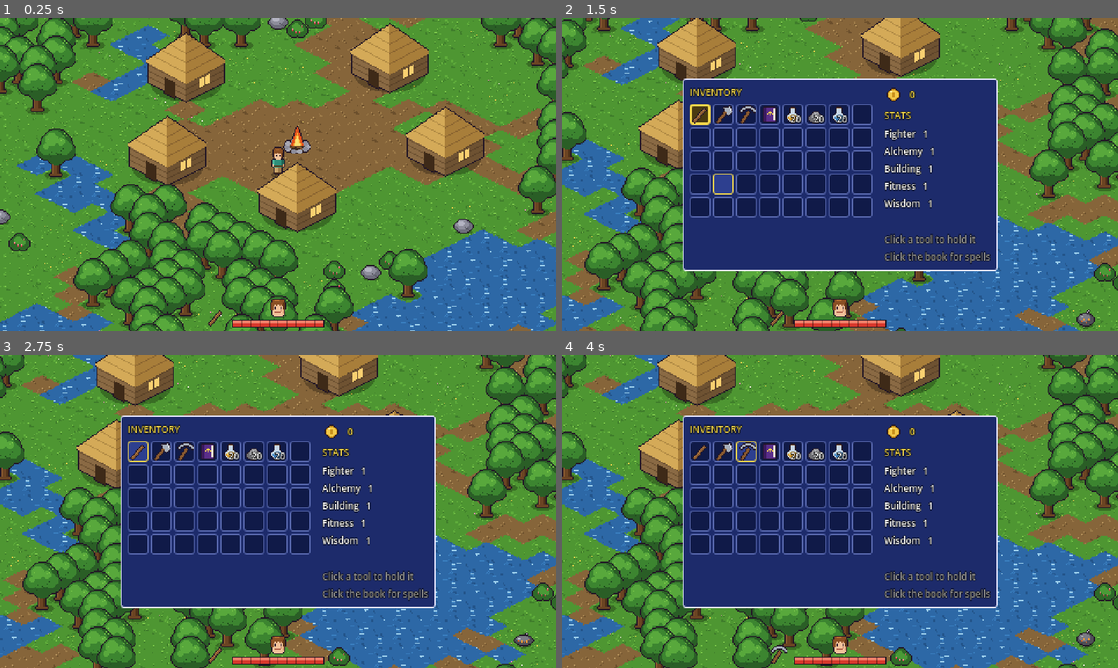
Above: before the commit, frames 1-4 (two rows, left to right).
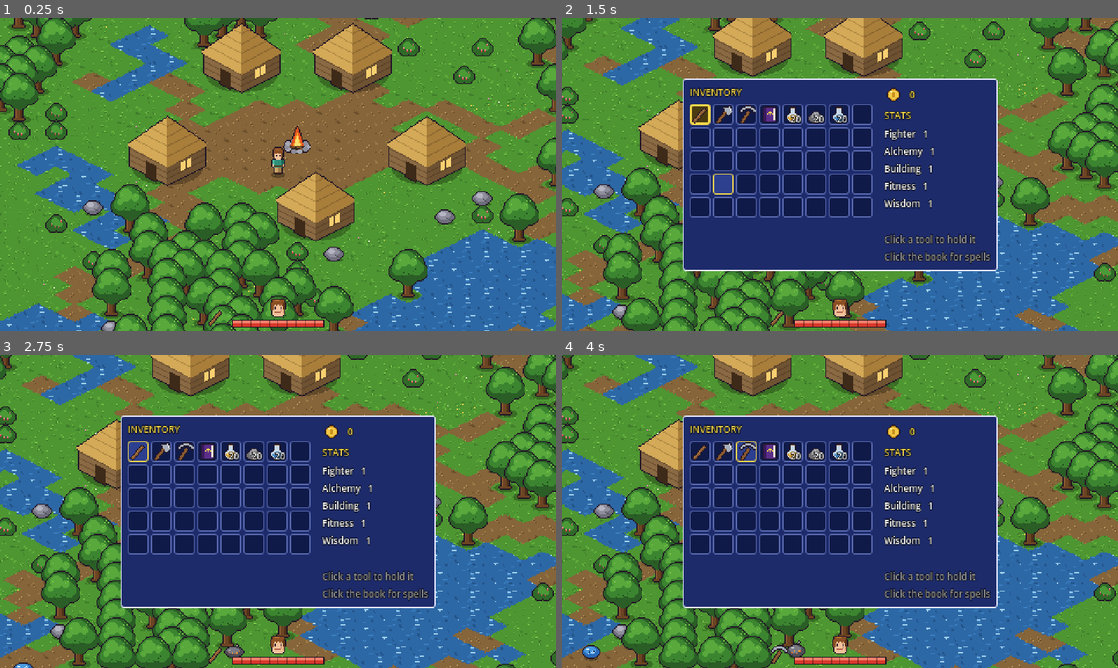
Above: after the commit, the same moments.

Repository: patrickyareinke/game1
Game: Godot game, scene res://scenes/main.tscn
Same seed, same stepped clock (60 frames per second), same inputs: the game is played once before the commit and once after it.
Inputs (mouse positions are in pixels of both pictures, inside the frame that each line leads up to):
- Up to frame 1 (0.25 s): no input
- Up to frame 2 (1.5 s): tap Enter at 0.5 s; move the mouse to (962, 158) at 0.52 s; hold D 0.53-1.28 s; tap F at 0.6 s; click (962, 158) at 0.67 s; move the mouse to (728, 190) at 1.27 s; hold S from 1.28 s (still down); tap E at 1.35 s; click (728, 190) at 1.42 s
- Up to frame 3 (2.75 s): release S at 2 s; click (139, 452) at 2.02 s
- Up to frame 4 (4 s): click (723, 452) at 2.77 s; click (745, 452) at 3.52 s

The runs differ from the first frame. In frame 1, 32% of the frame differs, in the area x 0-100%, y 0-100%; in frame 2, 20%; in frame 3, 18%; in frame 4, 18%.

Commit message:
Move the boss arena off the map
The sealed cave block sat in the map's top corner, where it looked like an
unreachable mountain wall with the cave glowing behind it. It now lives
off the map behind an invisible 40-cell gap, so it can never be seen from
the overworld; the corner is normal land again. The only mountain is the
real one with the cave entrance.

Co-Authored-By: Claude Opus 5.5 <noreply@anthropic.com>
Claude-Session: https://claude.ai/code/session_01CvBu1rya8CUCR7cnUQet3L

Diff:
--- a/scripts/boss_spit.gd
+++ b/scripts/boss_spit.gd
@@ -26,7 +26,7 @@
 		_end()
 		return
 	var cell: Vector2i = world.screen_to_grid(position)
-	if travelled > RANGE or not world.in_bounds(cell) or world.terrain_at(cell) == world.T.ROCK:
+	if travelled > RANGE or not world.in_bounds(cell) or world.terrain_at(cell) in [world.T.ROCK, world.T.VOID]:
 		_end()
 		return
 	queue_redraw()
--- a/scripts/ground.gd
+++ b/scripts/ground.gd
@@ -39,14 +39,17 @@
 
 func _draw() -> void:
 	var n: int = world.MAP_SIZE
+	var w: int = world.GRID_W
 	# 1) grass everywhere (also under dirt/water so ragged edges show grass)
 	for y in n:
-		for x in n:
+		for x in w:
 			var c := Vector2i(x, y)
 			var v: int = world.variant_at(c)
 			var t: int = world.terrain_at(c)
+			if t == world.T.VOID:
+				continue
 			if t == world.T.ROCK:
-				var cave_wall: bool = x < world.CAVE_REGION and y < world.CAVE_REGION
+				var cave_wall: bool = x >= world.CAVE_X0
 				_tile(c, (14 if cave_wall else 10) + v % 2)
 			elif t == world.T.CAVE:
 				_tile(c, 12 + v % 2)
--- a/scripts/projectile.gd
+++ b/scripts/projectile.gd
@@ -61,7 +61,7 @@
 			return
 
 	var cell: Vector2i = world.screen_to_grid(position)
-	if not world.in_bounds(cell) or travelled > RANGE or world.terrain_at(cell) == world.T.ROCK:
+	if not world.in_bounds(cell) or travelled > RANGE or world.terrain_at(cell) in [world.T.ROCK, world.T.VOID]:
 		_end()
 		return
 	if world.props.has(cell):
--- a/scripts/world.gd
+++ b/scripts/world.gd
@@ -9,12 +9,15 @@
 const PLAZA := 3.5                  # radius of the dirt plaza around the fire
 const MOUNTAIN_R := 9               # mountain radius in cells
 const MOUNTAIN_PEAKS := 6           # small peaks behind the big front mountain
-const CAVE_REGION := 44             # cells x,y < this: sealed rock with the boss arena
-const ARENA := Vector2i(22, 22)     # arena centre (inside the sealed region)
+const CAVE_REGION := 44             # size of the sealed rock block holding the boss arena
+const VOID_GAP := 40                # empty, invisible cells between map and cave block
+const CAVE_X0 := MAP_SIZE + VOID_GAP   # the cave block starts here (off the map)
+const GRID_W := CAVE_X0 + CAVE_REGION  # grid width incl. void and cave block
+const ARENA := Vector2i(CAVE_X0 + 22, 22)   # arena centre (inside the cave block)
 const ARENA_R := 9.0
 const CAVE_TINT := Color(0.55, 0.5, 0.65)
 
-enum T { GRASS, DIRT, WATER, ROCK, CAVE }
+enum T { GRASS, DIRT, WATER, ROCK, CAVE, VOID }
 
 const TEX := {
 	"tree": preload("res://assets/sprites/tree.png"),
@@ -51,7 +54,7 @@
 }
 const HITS_TO_HARVEST := 3
 
-var terrain := PackedByteArray()   # T per cell, index = y * MAP_SIZE + x
+var terrain := PackedByteArray()   # T per cell, index = y * GRID_W + x
 var variant := PackedByteArray()   # random 0..99 per cell for tile variety
 var props := {}                    # Vector2i -> { "type": String, "node": Sprite2D }
 var stashes := {}                  # Vector2i -> { "id": String, "count": int } (invisible)
@@ -138,22 +141,22 @@
 
 
 func in_bounds(cell: Vector2i) -> bool:
-	return cell.x >= 0 and cell.y >= 0 and cell.x < MAP_SIZE and cell.y < MAP_SIZE
+	return cell.x >= 0 and cell.y >= 0 and cell.x < GRID_W and cell.y < MAP_SIZE
 
 
 func terrain_at(cell: Vector2i) -> int:
-	return terrain[cell.y * MAP_SIZE + cell.x]
+	return terrain[cell.y * GRID_W + cell.x]
 
 
 func variant_at(cell: Vector2i) -> int:
-	return variant[cell.y * MAP_SIZE + cell.x]
+	return variant[cell.y * GRID_W + cell.x]
 
 
 func is_walkable_cell(cell: Vector2i) -> bool:
 	if not in_bounds(cell) or props.has(cell):
 		return false
 	var t := terrain_at(cell)
-	return t != T.WATER and t != T.ROCK
+	return t != T.WATER and t != T.ROCK and t != T.VOID
 
 
 func is_walkable_at(p: Vector2) -> bool:
@@ -178,20 +181,23 @@
 	n_mountain.seed = rng.randi()
 	n_mountain.frequency = 0.15
 
-	terrain.resize(MAP_SIZE * MAP_SIZE)
-	variant.resize(MAP_SIZE * MAP_SIZE)
+	terrain.resize(GRID_W * MAP_SIZE)
+	variant.resize(GRID_W * MAP_SIZE)
 	_pick_landmarks()
 	var vc := Vector2(village)
 	var mc := Vector2(mountain)
 
 	for y in MAP_SIZE:
-		for x in MAP_SIZE:
+		for x in GRID_W:
 			var cell := Vector2i(x, y)
-			var i := y * MAP_SIZE + x
+			var i := y * GRID_W + x
 			variant[i] = rng.randi_range(0, 99)
-			# sealed rock region holding the boss arena
-			if x < CAVE_REGION and y < CAVE_REGION:
-				terrain[i] = T.CAVE if Vector2(cell).distance_to(Vector2(ARENA)) < ARENA_R else T.ROCK
+			# off the map: invisible void, then the sealed cave block
+			if x >= MAP_SIZE:
+				if x >= CAVE_X0 and y < CAVE_REGION:
+					terrain[i] = T.CAVE if Vector2(cell).distance_to(Vector2(ARENA)) < ARENA_R else T.ROCK
+				else:
+					terrain[i] = T.VOID
 				continue
 			# the mountain
 			if Vector2(cell).distance_to(mc) + n_mountain.get_noise_2d(x, y) * 3.0 < MOUNTAIN_R:
@@ -228,23 +234,19 @@
 	## Village and mountain at random places, apart from each other and
 	## from the sealed cave region in the top corner.
 	var margin := 25
-	while true:
-		village = Vector2i(rng.randi_range(margin, MAP_SIZE - margin), rng.randi_range(margin, MAP_SIZE - margin))
-		if not (village.x < CAVE_REGION + 12 and village.y < CAVE_REGION + 12):
-			break
+	village = Vector2i(rng.randi_range(margin, MAP_SIZE - margin), rng.randi_range(margin, MAP_SIZE - margin))
 	for attempt in 500:
 		var m := Vector2i(rng.randi_range(MOUNTAIN_R + 8, MAP_SIZE - MOUNTAIN_R - 8),
 			rng.randi_range(MOUNTAIN_R + 8, MAP_SIZE - MOUNTAIN_R - 8))
 		var far_from_village := Vector2(m).distance_to(Vector2(village)) > MOUNTAIN_R + VILLAGE_CLEAR + 12
-		var outside_region := not (m.x - MOUNTAIN_R - 4 < CAVE_REGION and m.y - MOUNTAIN_R - 4 < CAVE_REGION)
-		if far_from_village and outside_region:
+		if far_from_village:
 			mountain = m
 			break
 
 
 func _set_terrain(cell: Vector2i, t: int) -> void:
 	if in_bounds(cell):
-		terrain[cell.y * MAP_SIZE + cell.x] = t
+		terrain[cell.y * GRID_W + cell.x] = t
 		props.erase(cell)
 
 
@@ -279,7 +281,7 @@
 func _path_cost(c: Vector2i) -> int:
 	## Cost for the reachability search; -1 = impassable.
 	var t := terrain_at(c)
-	if t == T.ROCK:
+	if t == T.ROCK or t == T.VOID:
 		return -1
 	if props.has(c):
 		return -1 if props[c]["type"] in ["hut", "block", "fireplace"] else 4
@@ -290,7 +292,7 @@
 	## Cheapest route from the village to the cave (Dial's algorithm). Water
 	## on the route becomes a dirt ford, trees/rocks/bushes on it are removed,
 	## so the cave can always be reached on foot.
-	var n := MAP_SIZE * MAP_SIZE
+	var n := GRID_W * MAP_SIZE
 	var dist := PackedInt32Array()
 	dist.resize(n)
 	dist.fill(1 << 30)
@@ -298,8 +300,8 @@
 	parent.resize(n)
 	parent.fill(-1)
 	var start := village + Vector2i(1, 2)
-	var si := start.y * MAP_SIZE + start.x
-	var gi := mountain_exit.y * MAP_SIZE + mountain_exit.x
+	var si := start.y * GRID_W + start.x
+	var gi := mountain_exit.y * GRID_W + mountain_exit.x
 	var buckets := {0: [si]}
 	dist[si] = 0
 	var cur := 0
@@ -313,7 +315,7 @@
 				if idx == gi:
 					found = true
 					break
-				var cell := Vector2i(idx % MAP_SIZE, idx / MAP_SIZE)
+				var cell := Vector2i(idx % GRID_W, idx / GRID_W)
 				for d in [Vector2i(1, 0), Vector2i(-1, 0), Vector2i(0, 1), Vector2i(0, -1)]:
 					var nc: Vector2i = cell + d
 					if not in_bounds(nc):
@@ -321,7 +323,7 @@
 					var step := _path_cost(nc)
 					if step < 0:
 						continue
-					var ni := nc.y * MAP_SIZE + nc.x
+					var ni := nc.y * GRID_W + nc.x
 					if cur + step < dist[ni]:
 						dist[ni] = cur + step
 						parent[ni] = idx
@@ -336,7 +338,7 @@
 		return
 	var idx := gi
 	while idx != -1:
-		var c := Vector2i(idx % MAP_SIZE, idx / MAP_SIZE)
+		var c := Vector2i(idx % GRID_W, idx / GRID_W)
 		if terrain_at(c) == T.WATER:
 			terrain[idx] = T.DIRT
 		if props.has(c):
@@ -418,7 +420,7 @@
 	## of peaks; inside the cave only the back wall stays visible.
 	var arena_depth := ARENA.x + ARENA.y
 	for y in range(0, CAVE_REGION, 2):
-		for x in range(0, CAVE_REGION, 2):
+		for x in range(CAVE_X0, GRID_W, 2):
 			var cell := Vector2i(x + (y / 2) % 2, y)
 			if not in_bounds(cell) or terrain_at(cell) != T.ROCK:
 				continue
